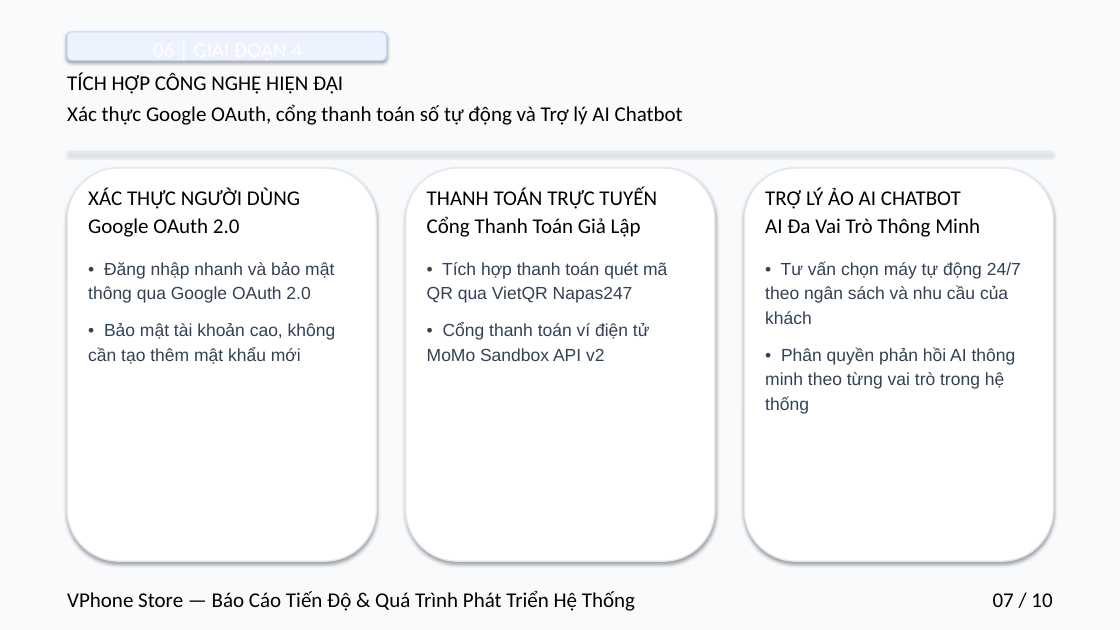
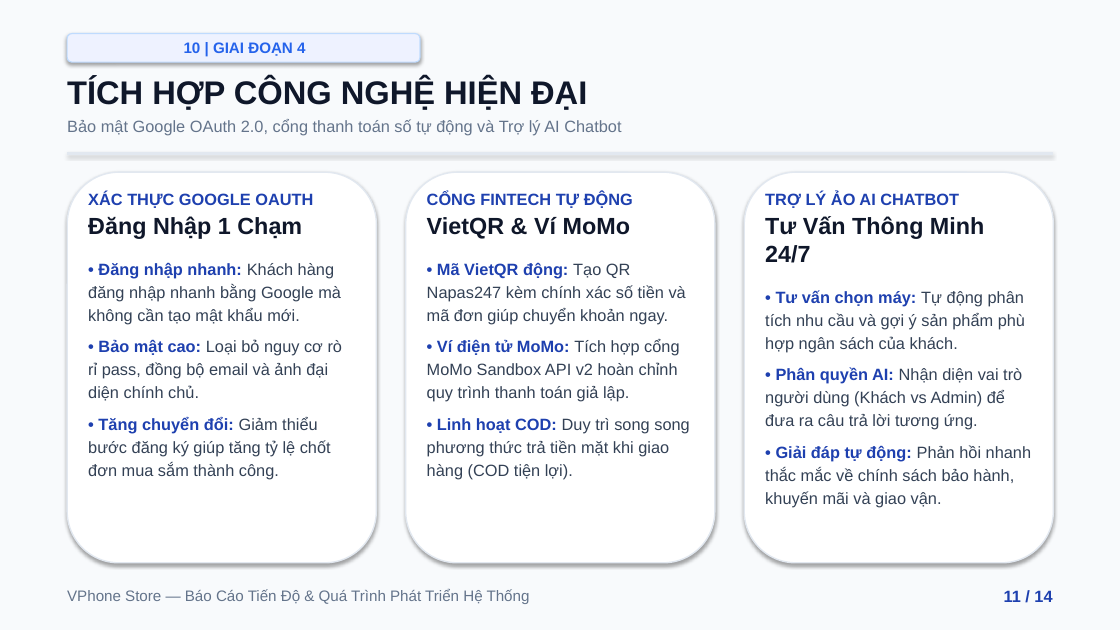
Before and after one commit to luchuynh51003/vphone-store, a slide deck: slide 11 of reports/BaoCao_Qua_Trinh_Phat_Trien_VPhone_Store.pptx (slide 7 before the commit). Drawn at 1120x630 pixels with LibreOffice and Linux fonts; fonts in the diff are those of the drawing. Boxes give left, top, right and bottom in pixels: in the first picture for what was removed or moved away, otherwise in the second. Text is boxed around its words. In the diff, an @@ line names an element or a change of style, - is before the commit and + after.

Commit message:
docs: Cập nhật slide thuyết trình và bổ sung tài liệu báo cáo quá trình Word

```diff
--- a/reports/BaoCao_Qua_Trinh_Phat_Trien_VPhone_Store.pptx
+++ b/reports/BaoCao_Qua_Trinh_Phat_Trien_VPhone_Store.pptx
@@ rounded rectangle "10 | GIAI ĐOẠN 4": place and size @@
-rounded rectangle "10 | GIAI ĐOẠN 4" at (67, 32, 386, 60)
+rounded rectangle "10 | GIAI ĐOẠN 4" at (67, 34, 420, 62)
@@ text in rounded rectangle at (184, 42, 305, 56): text changed; size 18 to 13 pt; font Calibri to Arial; text colour #FFFFFF to #2563EB; bold on @@
-06 | GIAI ĐOẠN 4
+10 | GIAI ĐOẠN 4
@@ text at (67, 78, 587, 110): size 18 to 28 pt, font Calibri to Arial, text colour #000000 to #0F172A, bold on in "TÍCH HỢP CÔNG NGHỆ HIỆN ĐẠI"; line spacing 1.15 to 1.12 @@
@@ text at (67, 119, 621, 136): text changed; size 18 to 14 pt; font Calibri to Arial; text colour #000000 to #64748B @@
-Xác thực Google OAuth, cổng thanh toán số tự động và Trợ lý AI Chatbot
+Bảo mật Google OAuth 2.0, cổng thanh toán số tự động và Trợ lý AI Chatbot
@@ 3 rounded rectangles: place and size @@
-3 rounded rectangles at (67, 168, 1054, 561)
+3 rounded rectangles at (67, 172, 1054, 563)
@@ text at (88, 192, 343, 480): text changed; size 15 to 14 pt @@
-XÁC THỰC NGƯỜI DÙNG
-Google OAuth 2.0
-• Đăng nhập nhanh và bảo mật thông qua Google OAuth 2.0
-• Bảo mật tài khoản cao, không cần tạo thêm mật khẩu mới
+XÁC THỰC GOOGLE OAUTH
+Đăng Nhập 1 Chạm
+• Đăng nhập nhanh: Khách hàng đăng nhập nhanh bằng Google mà không cần tạo mật khẩu mới.
+• Bảo mật cao: Loại bỏ nguy cơ rò rỉ pass, đồng bộ email và ảnh đại diện chính chủ.
+• Tăng chuyển đổi: Giảm thiểu bước đăng ký giúp tăng tỷ lệ chốt đơn mua sắm thành công.
@@ text at (427, 192, 689, 480): text changed; size 15 to 14 pt @@
-THANH TOÁN TRỰC TUYẾN
-Cổng Thanh Toán Giả Lập
-• Tích hợp thanh toán quét mã QR qua VietQR Napas247
-• Cổng thanh toán ví điện tử MoMo Sandbox API v2
+CỔNG FINTECH TỰ ĐỘNG
+VietQR & Ví MoMo
+• Mã VietQR động: Tạo QR Napas247 kèm chính xác số tiền và mã đơn giúp chuyển khoản ngay.
+• Ví điện tử MoMo: Tích hợp cổng MoMo Sandbox API v2 hoàn chỉnh quy trình thanh toán giả lập.
+• Linh hoạt COD: Duy trì song song phương thức trả tiền mặt khi giao hàng (COD tiện lợi).
@@ text at (765, 192, 959, 208): size 18 to 14 pt, font Calibri to Arial, text colour #000000 to #1E40AF, bold on in "TRỢ LÝ ẢO AI CHATBOT" @@
@@ text at (765, 216, 1031, 508): text changed; size 15 to 14 pt @@
-AI Đa Vai Trò Thông Minh
-• Tư vấn chọn máy tự động 24/7 theo ngân sách và nhu cầu của khách
-• Phân quyền phản hồi AI thông minh theo từng vai trò trong hệ thống
+Tư Vấn Thông Minh 24/7
+• Tư vấn chọn máy: Tự động phân tích nhu cầu và gợi ý sản phẩm phù hợp ngân sách của khách.
+• Phân quyền AI: Nhận diện vai trò người dùng (Khách vs Admin) để đưa ra câu trả lời tương ứng.
+• Giải đáp tự động: Phản hồi nhanh thắc mắc về chính sách bảo hành, khuyến mãi và giao vận.
@@ text "VPhone Store — Báo Cáo ..." at (67, 589, 530, 604): size 18 to 13 pt, font Calibri to Arial, text colour #000000 to #64748B @@
@@ text at (1004, 590, 1052, 602): text changed; size 18 to 14 pt; font Calibri to Arial; text colour #000000 to #1E40AF; bold on @@
-07 / 10
+11 / 14
```
Also in this commit, not shown: 3 other slides changed, 10 slides added, 6 slides removed, 31 other files.
